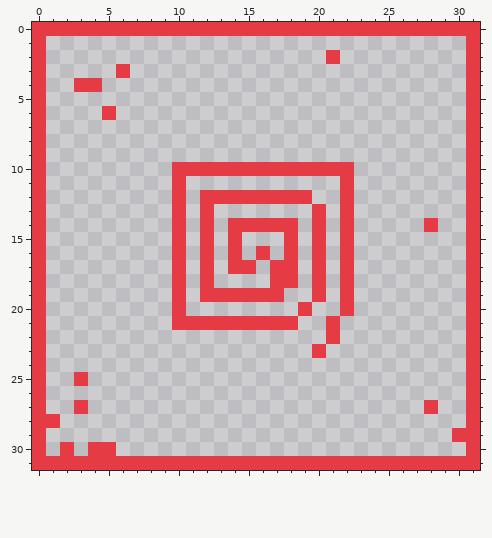
One commit to this pixel-art sprite: assets/IntGrid-int.png. The first picture shows the starting point.
The file is 32x32 pixels.
New version:
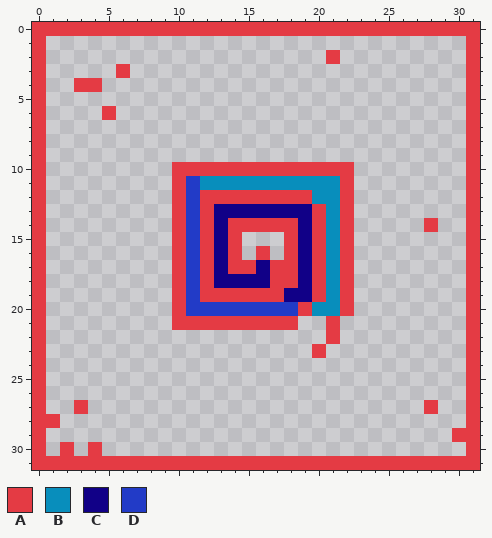
Palette (. is transparent): A #e43b44  B #088ebc  C #110087  D #223bc7
Difference:
The edit adds colour B in row 11 at x 12 to 21; in row 12 at x 20 to 21; in rows 13 to 19 at x 21; in row 20 at x 20 to 21.
The edit adds colour C in row 13 at x 13 to 19; in rows 14 to 16 at x 13 and 19; in row 17 at x 13, 16 and 19; in row 18 at x 13 to 16 and 19; in row 19 at x 18 to 19.
The edit adds colour D in rows 11 to 19 at x 11; in row 20 at x 11 to 18.
Colour A is gone in row 25 at x 3; in row 30 at x 5.
Boxes around the changes in both pictures, in picture pixels (x1, y1, x2, y2):
added: (186, 176, 340, 316)
erased: (74, 372, 88, 386)
erased: (102, 442, 116, 456)
